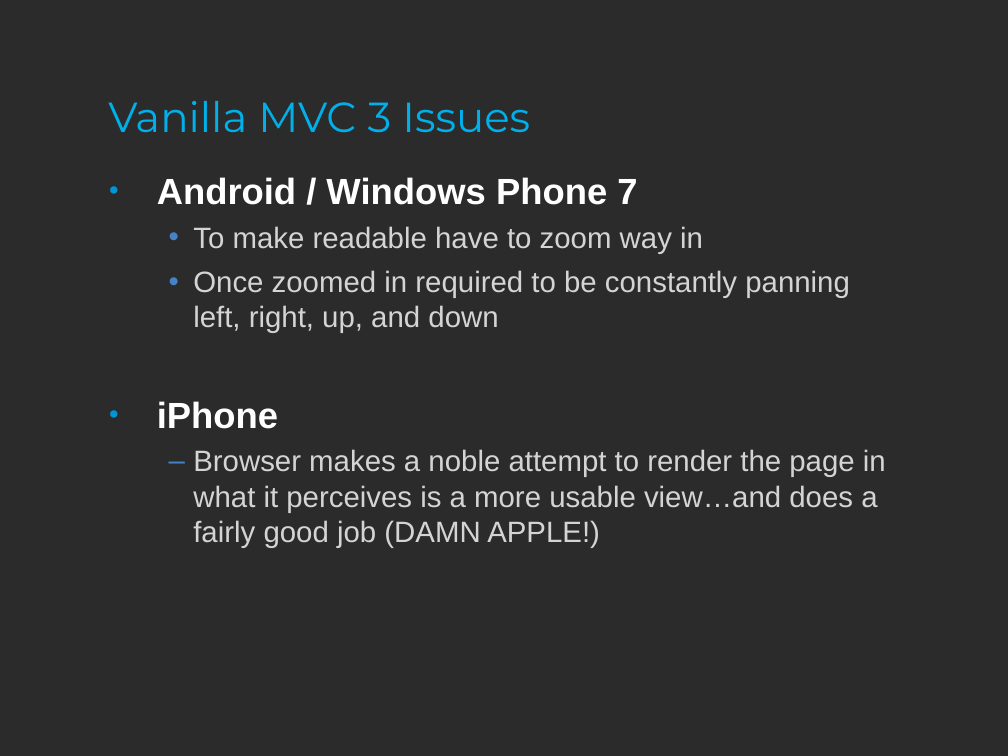
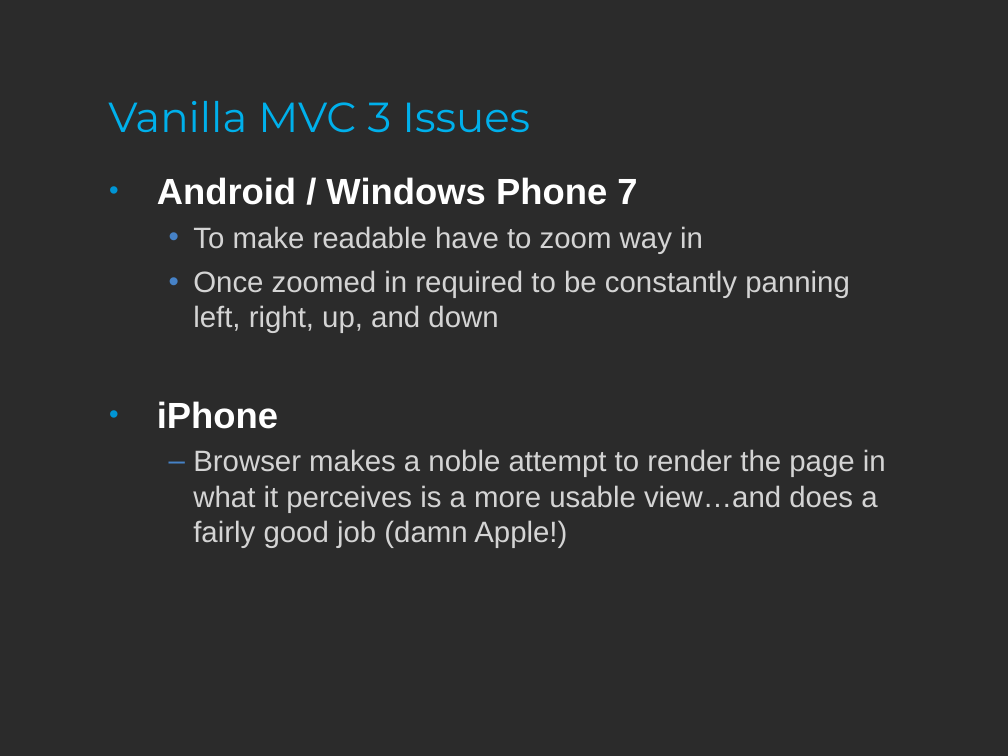
Before and after one commit to kburnell/MobileMasses, a slide deck: slide 13 of MobileMasses.ppt. Drawn at 1008x756 pixels with LibreOffice and Linux fonts; fonts in the diff are those of the drawing; background and template pictures are left out; a plain dark background stands for a picture behind light text. Boxes give left, top, right and bottom in pixels: in the first picture for what was removed or moved away, otherwise in the second. Text is boxed around its words. In the diff, an @@ line names an element or a change of style, - is before the commit and + after.

Commit message:
Updated ppt

```diff
--- a/MobileMasses.ppt
+++ b/MobileMasses.ppt
@@ text at box(193, 449, 886, 548): text changed @@
-  – Browser makes a noble attempt to render the page in what it perceives is a more usable view…and does a fairly good job (DAMN APPLE!)
+  – Browser makes a noble attempt to render the page in what it perceives is a more usable view…and does a fairly good job (damn Apple!)
```
Also in this commit, not shown: 2 other slides changed.
